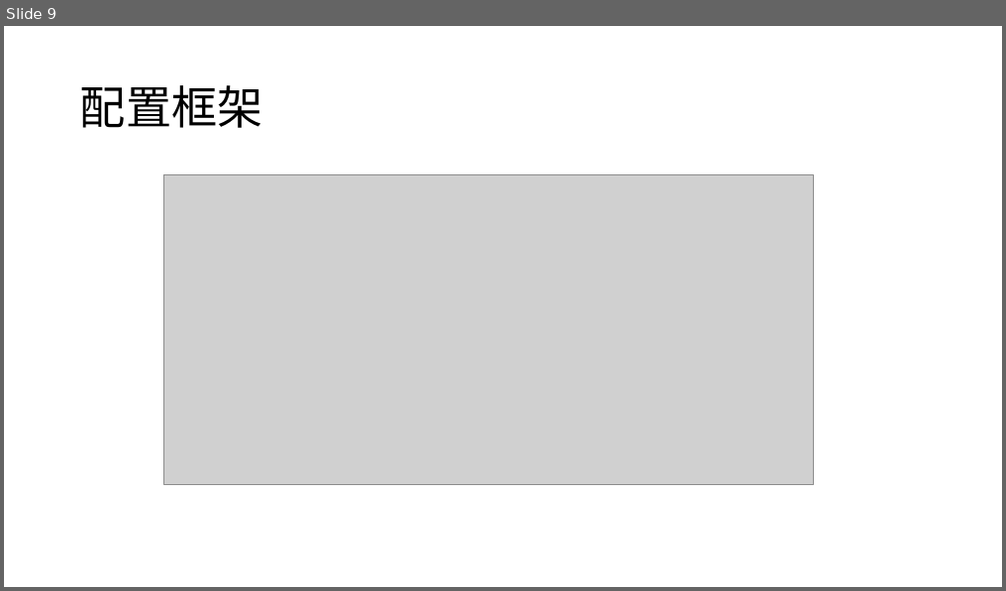
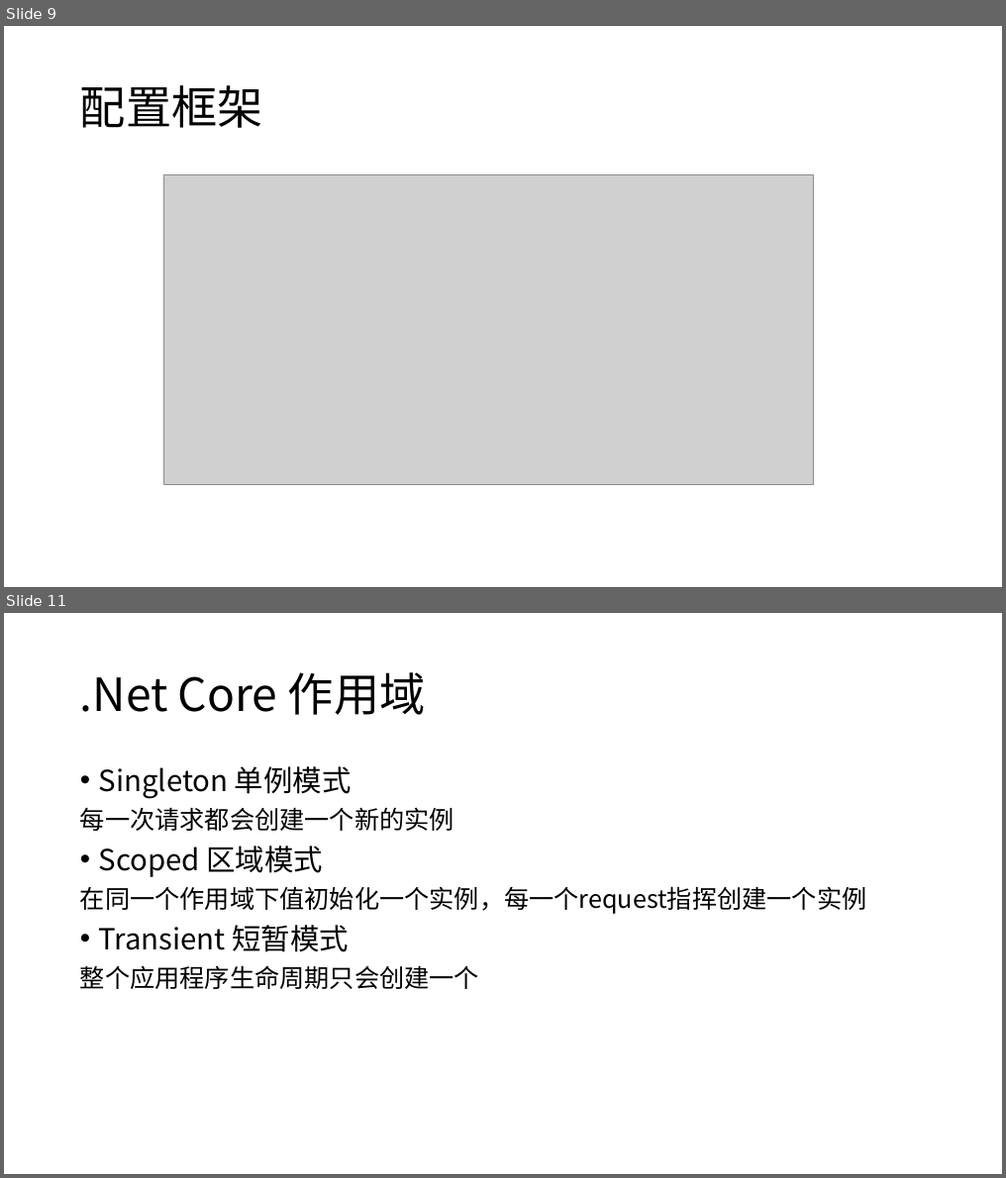
Before and after one commit to DarkRogerZz/TestCore, a slide deck: Word/.NET Core核心基础知识内容.pptx. Shown one above the other, each under a label of ours: slide 9 before the commit, slides 9 and 11 after it; the slides between them are not shown. The pictures are 1006x591 and 1006x1178 pixels, drawn with LibreOffice and Linux fonts; fonts in the diff are those of the drawing; grey boxes stand for pictures. Boxes give left, top, right and bottom in pixels: in the first picture for what was removed or moved away, otherwise in the second. Text is boxed around its words. In the diff, an @@ line names an element or a change of style, - is before the commit and + after.

```diff
--- a/Word/.NET Core核心基础知识内容.pptx
+++ b/Word/.NET Core核心基础知识内容.pptx
@@ slide 11 added at [4, 613, 1002, 1174], background #FFFFFF @@
@@ title added at [80, 672, 426, 715], 44 pt, text #000000 @@
+.Net Core 作用域
@@ text added at [80, 766, 867, 989], 24 pt, text #000000 @@
+• Singleton 单例模式
+每一次请求都会创建一个新的实例
+• Scoped 区域模式
+在同一个作用域下值初始化一个实例，每一个request指挥创建一个实例
+• Transient 短暂模式
+整个应用程序生命周期只会创建一个
```
Also in this commit, not shown: 1 other slide added, 1 slide removed, 9 other files.
